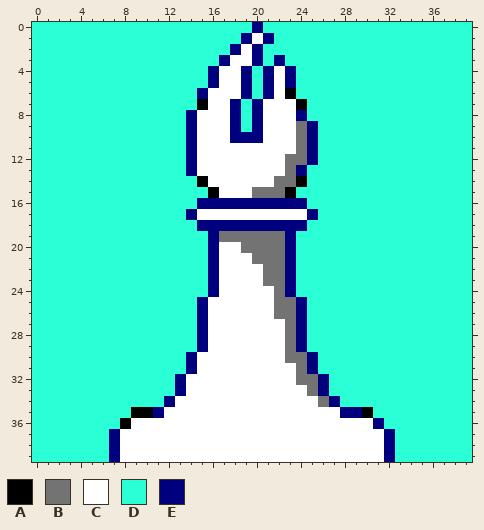
Pixel-art file: assets/bishop.ase. The picture above is the old version.
40x40 pixels, 1 frame.
Palette (. is transparent): A #000000  B #737373  C #ffffff  D #2bffd5  E #00007f
Pixels before, first column x 0:
 0 DDDDDDDDDDDDDDDDDDDDEDDDDDDDDDDDDDDDDDDD
 1 DDDDDDDDDDDDDDDDDDDECEDDDDDDDDDDDDDDDDDD
 2 DDDDDDDDDDDDDDDDDDECEDDDDDDDDDDDDDDDDDDD
 3 DDDDDDDDDDDDDDDDDECCEDEDDDDDDDDDDDDDDDDD
 4 DDDDDDDDDDDDDDDDECCEDECEDDDDDDDDDDDDDDDD
 5 DDDDDDDDDDDDDDDDECCEDECEDDDDDDDDDDDDDDDD
 6 DDDDDDDDDDDDDDDECCCEDECADDDDDDDDDDDDDDDD
 7 DDDDDDDDDDDDDDDACCEDECCCADDDDDDDDDDDDDDD
 8 DDDDDDDDDDDDDDECCCEDECCCEDDDDDDDDDDDDDDD
 9 DDDDDDDDDDDDDDECCCEDECCCBEDDDDDDDDDDDDDD
10 DDDDDDDDDDDDDDECCCEEECCCBEDDDDDDDDDDDDDD
11 DDDDDDDDDDDDDDECCCCCCCCCBEDDDDDDDDDDDDDD
12 DDDDDDDDDDDDDDECCCCCCCCBBEDDDDDDDDDDDDDD
13 DDDDDDDDDDDDDDECCCCCCCCBEDDDDDDDDDDDDDDD
14 DDDDDDDDDDDDDDDACCCCCCBBADDDDDDDDDDDDDDD
15 DDDDDDDDDDDDDDDDACCCBBBADDDDDDDDDDDDDDDD
16 DDDDDDDDDDDDDDDEEEEEEEEEEDDDDDDDDDDDDDDD
17 DDDDDDDDDDDDDDECCCCCCCCCCEDDDDDDDDDDDDDD
18 DDDDDDDDDDDDDDDEEEEEEEEEEDDDDDDDDDDDDDDD
19 DDDDDDDDDDDDDDDDEBBBBBBEDDDDDDDDDDDDDDDD
20 DDDDDDDDDDDDDDDDECCBBBBEDDDDDDDDDDDDDDDD
21 DDDDDDDDDDDDDDDDECCCBBBEDDDDDDDDDDDDDDDD
22 DDDDDDDDDDDDDDDDECCCCBBEDDDDDDDDDDDDDDDD
23 DDDDDDDDDDDDDDDDECCCCBBEDDDDDDDDDDDDDDDD
24 DDDDDDDDDDDDDDDDECCCCCBEDDDDDDDDDDDDDDDD
25 DDDDDDDDDDDDDDDECCCCCCBBEDDDDDDDDDDDDDDD
26 DDDDDDDDDDDDDDDECCCCCCBBEDDDDDDDDDDDDDDD
27 DDDDDDDDDDDDDDDECCCCCCCBEDDDDDDDDDDDDDDD
28 DDDDDDDDDDDDDDDECCCCCCCBEDDDDDDDDDDDDDDD
29 DDDDDDDDDDDDDDDECCCCCCCBEDDDDDDDDDDDDDDD
30 DDDDDDDDDDDDDDECCCCCCCCBBEDDDDDDDDDDDDDD
31 DDDDDDDDDDDDDDECCCCCCCCCBEDDDDDDDDDDDDDD
32 DDDDDDDDDDDDDECCCCCCCCCCBBEDDDDDDDDDDDDD
33 DDDDDDDDDDDDDECCCCCCCCCCCBEDDDDDDDDDDDDD
34 DDDDDDDDDDDDECCCCCCCCCCCCCBEDDDDDDDDDDDD
35 DDDDDDDDDAAECCCCCCCCCCCCCCCCEEADDDDDDDDD
36 DDDDDDDDACCCCCCCCCCCCCCCCCCCCCCEDDDDDDDD
37 DDDDDDDECCCCCCCCCCCCCCCCCCCCCCCCEDDDDDDD
38 DDDDDDDECCCCCCCCCCCCCCCCCCCCCCCCEDDDDDDD
39 DDDDDDDECCCCCCCCCCCCCCCCCCCCCCCCEDDDDDDD
After the commit:
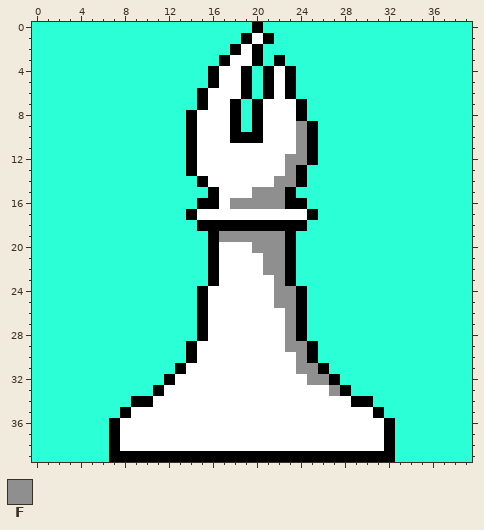
Colours new in this view: F #8f8f8f
Difference:
The edit turns colour C into colour A in row 39 at x 8 to 31.
The edit turns colour D into colour A in row 24 at x 15 and 24; in row 29 at x 14 and 25; in row 31 at x 13 and 26; in row 32 at x 12 and 27; in row 33 at x 11 and 28; in row 34 at x 9 to 10 and 29 to 30.
The edit turns colour D into colour A in row 35 at x 8 and 31; in row 36 at x 7 and 32.
The edit turns colour E into colour A in row 0 at x 20; in row 1 at x 19 and 21; in row 2 at x 18 and 20; in row 3 at x 17, 20 and 22; in rows 4 to 5 at x 16, 19, 21 and 23; in row 6 at x 15, 19 and 21.
The edit turns colour E into colour A in row 7 at x 18 and 20; in row 8 at x 14, 18, 20 and 24; in row 9 at x 14, 18, 20 and 25; in row 10 at x 14, 18 to 20 and 25; in rows 11 to 12 at x 14 and 25; in row 13 at x 14 and 24.
The edit turns colour E into colour A in row 16 at x 15 to 16 and 23 to 24; in row 17 at x 14 and 25; in row 18 at x 15 to 24; in rows 19 to 23 at x 16 and 23; in rows 25 to 28 at x 15 and 24; in row 30 at x 14 and 25.
The edit turns colour E into colour A in rows 37 to 39 at x 7 and 32.
The edit turns colour A into colour C in row 35 at x 9 to 10 and 30; in row 36 at x 8.
The edit turns colour B into colour C in row 20 at x 19; in row 21 at x 20; in row 23 at x 21; in row 26 at x 22; in row 30 at x 23; in row 32 at x 24.
The edit turns colour B into colour C in row 33 at x 25; in row 34 at x 26.
The edit turns colour D into colour C in row 33 at x 12; in row 34 at x 11 and 28.
The edit turns colour E into colour C in row 16 at x 17; in row 24 at x 16; in row 29 at x 15; in row 31 at x 14; in row 32 at x 13; in row 33 at x 13 and 26.
The edit turns colour E into colour C in row 34 at x 12 and 27; in row 35 at x 11 and 28 to 29; in row 36 at x 31.
The edit turns colour B into colour F in rows 9 to 11 at x 24; in row 12 at x 23 to 24; in row 13 at x 23; in row 14 at x 22 to 23; in row 15 at x 20 to 22; in row 19 at x 17 to 22.
The edit turns colour B into colour F in row 20 at x 20 to 22; in rows 21 to 22 at x 21 to 22; in rows 23 to 24 at x 22; in row 25 at x 22 to 23; in rows 26 to 29 at x 23; in rows 30 to 31 at x 24.
The edit turns colour B into colour F in row 32 at x 25.
The edit turns colour D into colour F in row 33 at x 27.
The edit turns colour E into colour F in row 16 at x 18 to 22; in row 24 at x 23; in row 29 at x 24; in row 31 at x 25; in row 32 at x 26.
